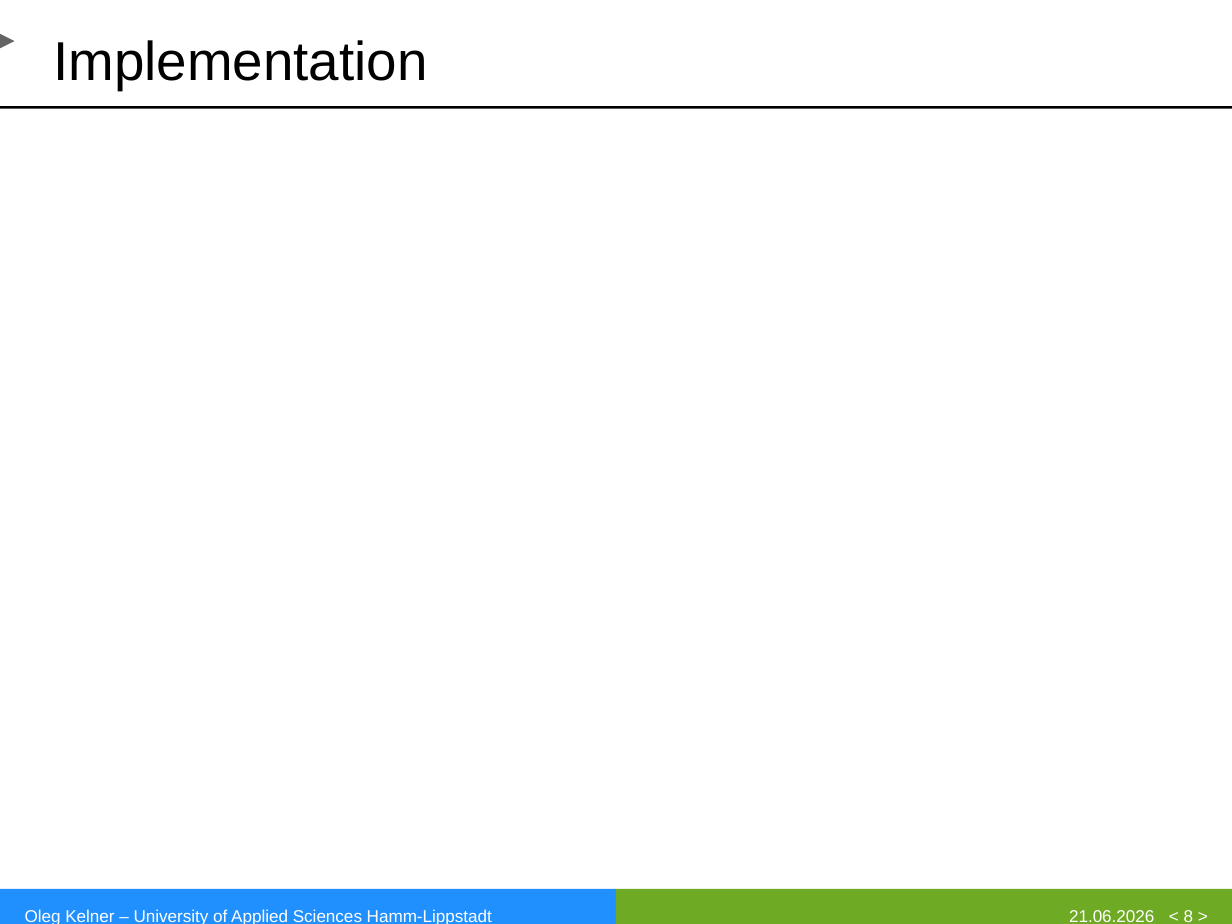
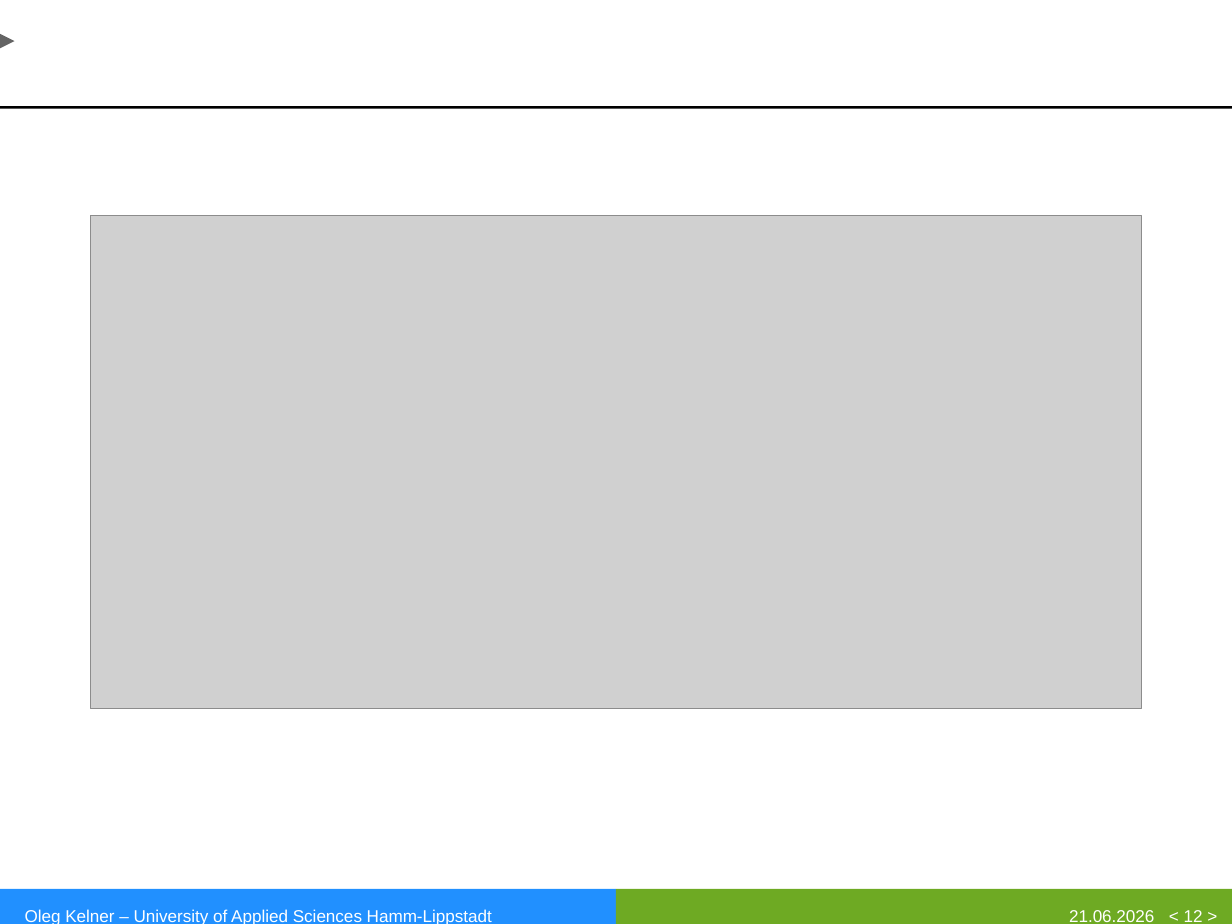
Before and after one commit to eggcitedraccoon/SS2026_RTS_HWSW_Papers, a slide deck: slide 12 of DSS_Presentation/DSS_Presentation.pptx (slide 8 before the commit). Drawn at 1232x924 pixels with LibreOffice and Linux fonts; fonts in the diff are those of the drawing; grey boxes stand for pictures; background and template pictures are left out. Boxes give left, top, right and bottom in pixels: in the first picture for what was removed or moved away, otherwise in the second. Text is boxed around its words. In the diff, an @@ line names an element or a change of style, - is before the commit and + after.

```diff
--- a/DSS_Presentation/DSS_Presentation.pptx
+++ b/DSS_Presentation/DSS_Presentation.pptx
@@ title removed at (x1=53, y1=40, x2=427, y2=90) @@
-Implementation
@@ picture added at (x1=90, y1=216, x2=1141, y2=708) @@
@@ page number at (x1=1184, y1=910, x2=1203, y2=922): text changed @@
-< 8 >
+< 12 >
```
Also in this commit, not shown: 2 other slides changed, 4 slides added, 1 other file.
